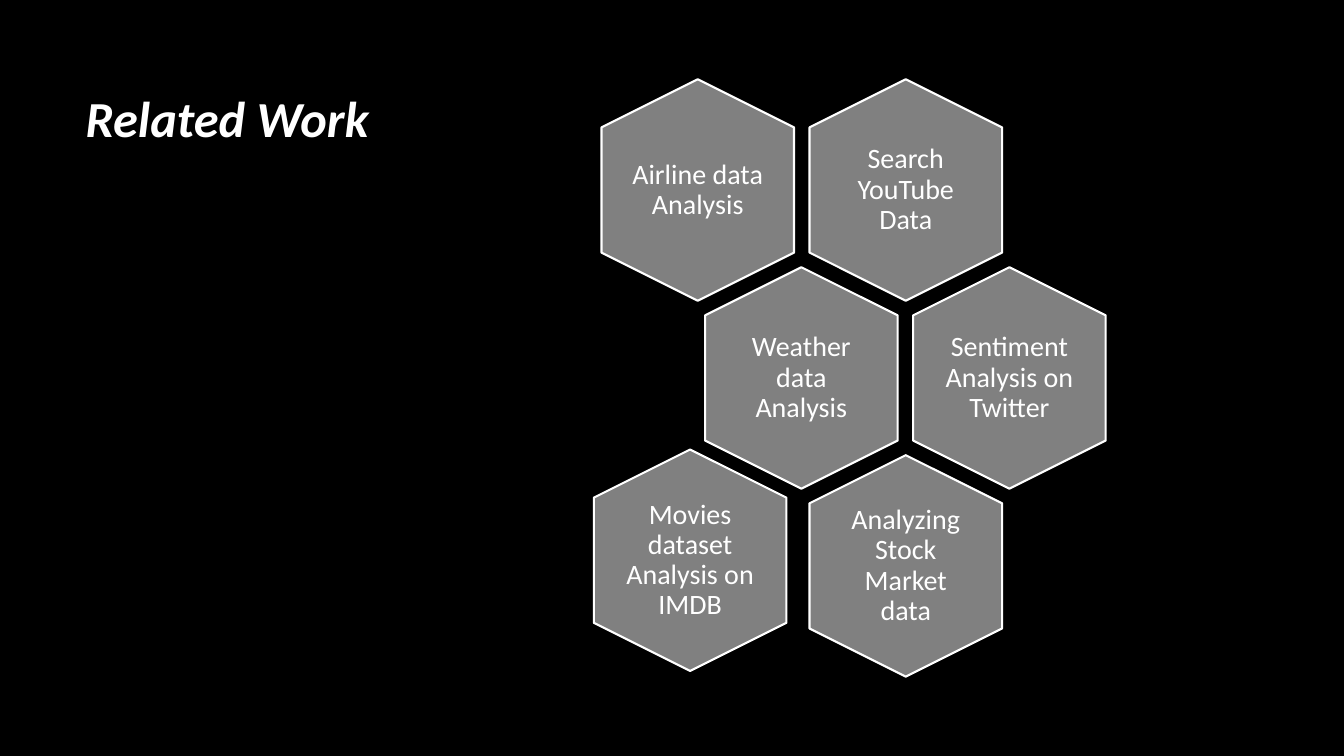
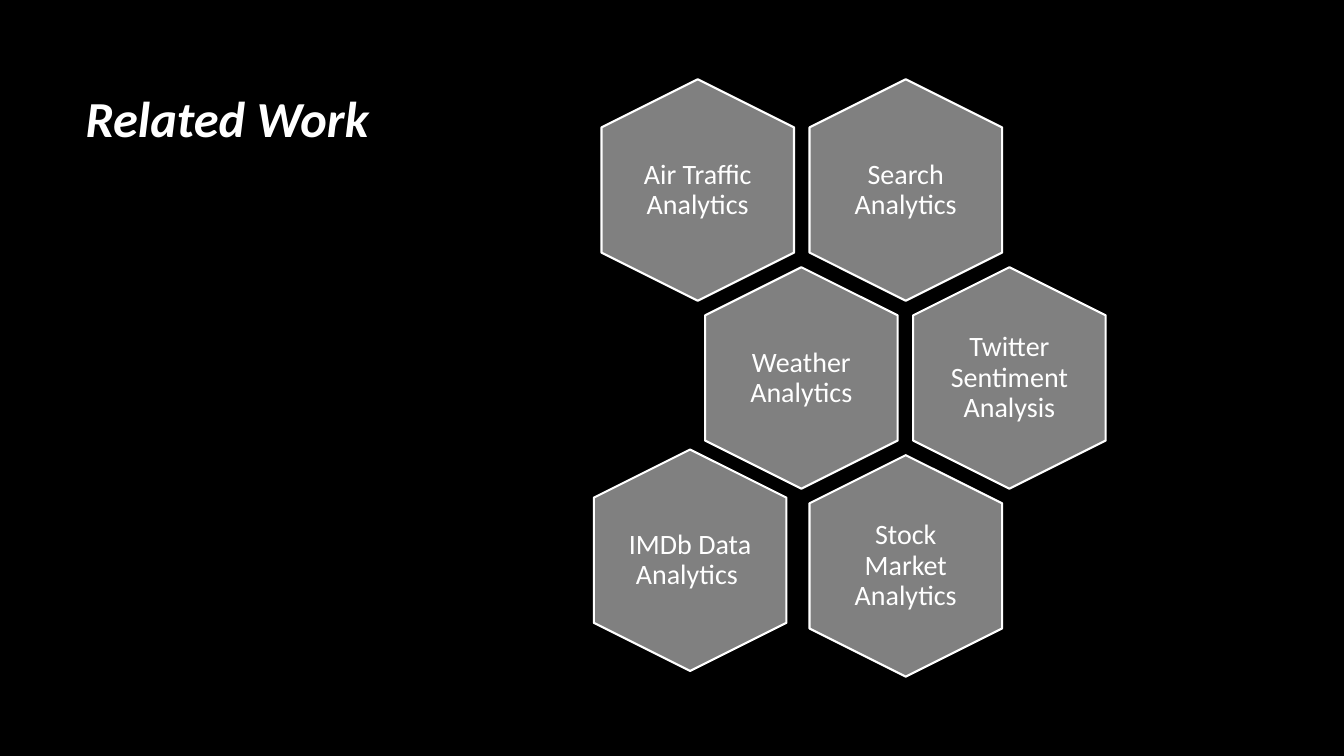
Before and after one commit to EvanGrill/CS436_Big_Data_Systems, a slide deck: slide 4 of doc/Bigdataproposal.pptx. Drawn at 1344x756 pixels with LibreOffice and Linux fonts; fonts in the diff are those of the drawing; background and template pictures are left out. Boxes give left, top, right and bottom in pixels: in the first picture for what was removed or moved away, otherwise in the second. Text is boxed around its words. In the diff, an @@ line names an element or a change of style, - is before the commit and + after.

```diff
--- a/doc/Bigdataproposal.pptx
+++ b/doc/Bigdataproposal.pptx
@@ text at [644, 165, 752, 219]: text changed @@
-Airline data Analysis
+Air Traffic Analytics
@@ text at [855, 164, 957, 219]: text changed @@
-Search YouTube Data
+Search Analytics
@@ text at [750, 352, 852, 407]: text changed @@
-Weather data Analysis
+Weather Analytics
@@ text at [951, 337, 1068, 422]: text changed @@
-Sentiment Analysis on Twitter
+Twitter Sentiment Analysis
@@ text at [629, 534, 751, 589]: text changed @@
-Movies dataset Analysis on IMDB
+IMDb Data Analytics
@@ text at [855, 524, 957, 610]: text changed @@
-Analyzing Stock Market data
+Stock Market Analytics
```
Also in this commit, not shown: 1 other slide changed, 1 other file.
